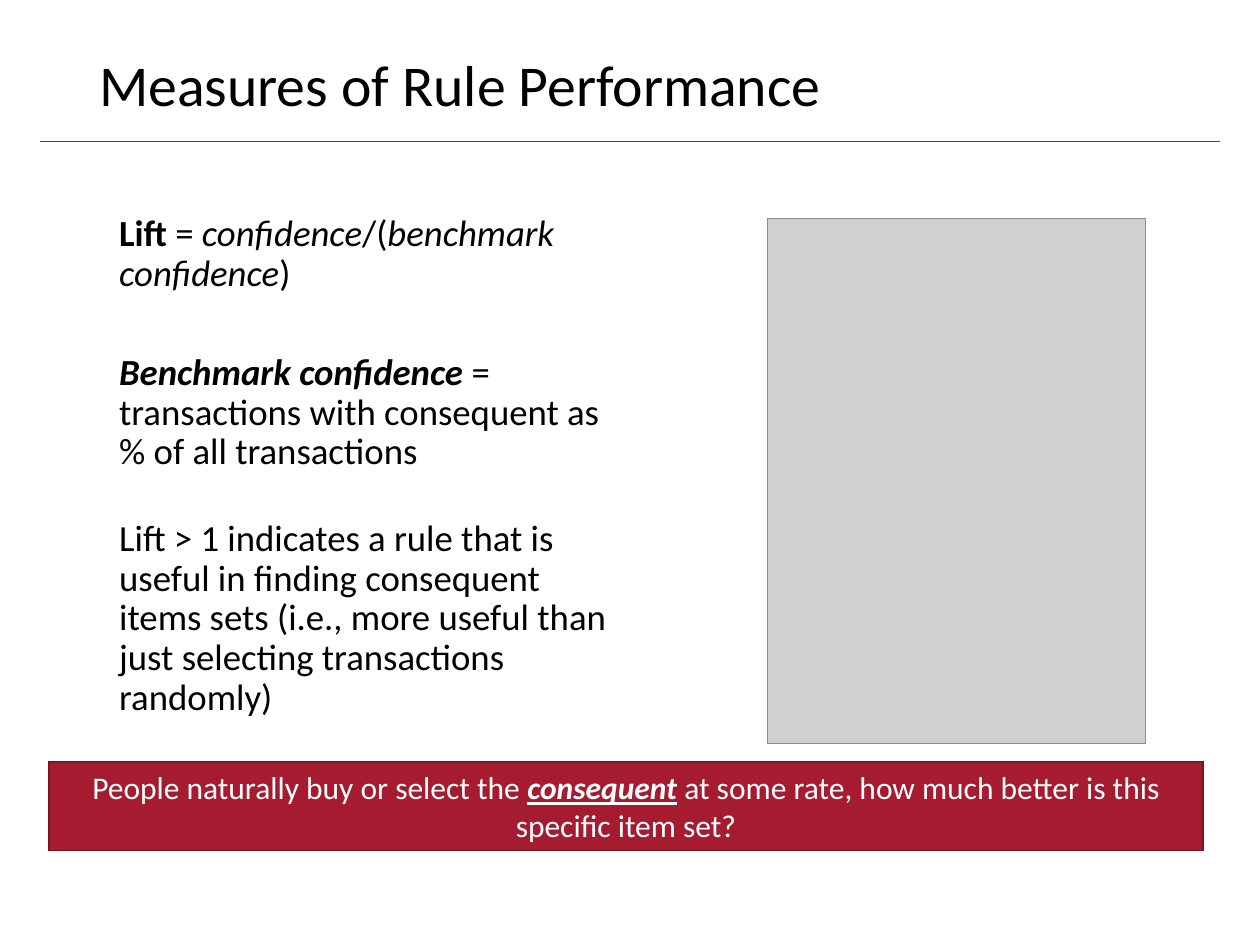
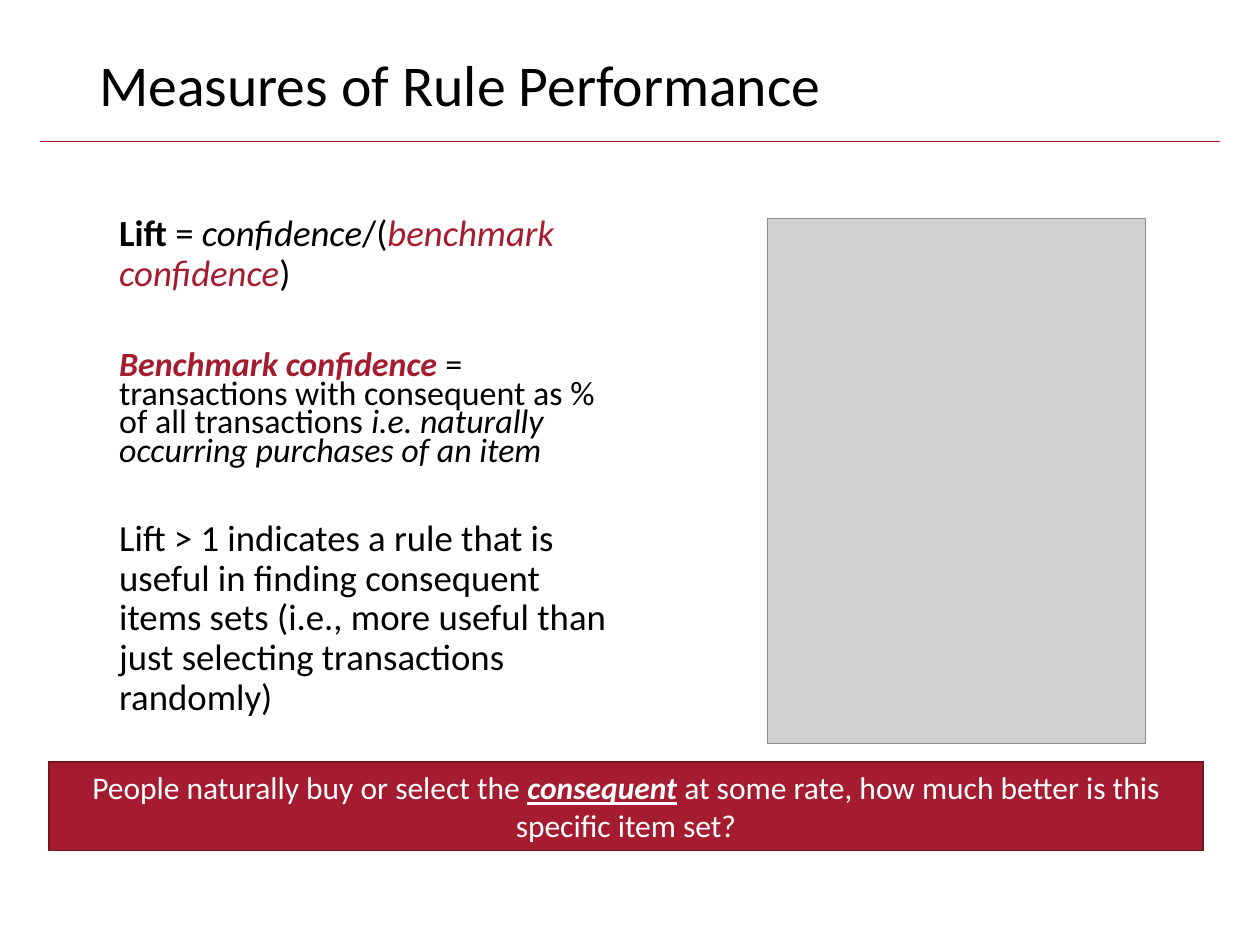
Before and after one commit to kwartler/Harvard_DataMining_Business_Student, a slide deck: slide 34 of Lessons/L_unsupervised/AssociationRules_CollaborativeFiltering.pptx (slide 36 before the commit). Drawn at 1260x945 pixels with LibreOffice and Linux fonts; fonts in the diff are those of the drawing; grey boxes stand for pictures; background and template pictures are left out. Boxes give left, top, right and bottom in pixels: in the first picture for what was removed or moved away, otherwise in the second. Text is boxed around its words. In the diff, an @@ line names an element or a change of style, - is before the commit and + after.

```diff
--- a/Lessons/L_unsupervised/AssociationRules_CollaborativeFiltering.pptx
+++ b/Lessons/L_unsupervised/AssociationRules_CollaborativeFiltering.pptx
@@ text "Lift = confidence/(benchmark confidence)" at (x1=119, y1=219, x2=554, y2=291): text colour #000000 to #A51C30 in "confidence/(benchmark confidence)" @@
@@ text at (x1=119, y1=352, x2=563, y2=468): text changed; size 21 to 19.4 pt; italic on @@
-Benchmark confidence = transactions with consequent as % of all transactions
+Benchmark confidence = transactions with consequent as % of all transactions i.e. naturally occurring purchases of an item
```
Also in this commit, not shown: 41 other slides changed, 3 slides removed.
